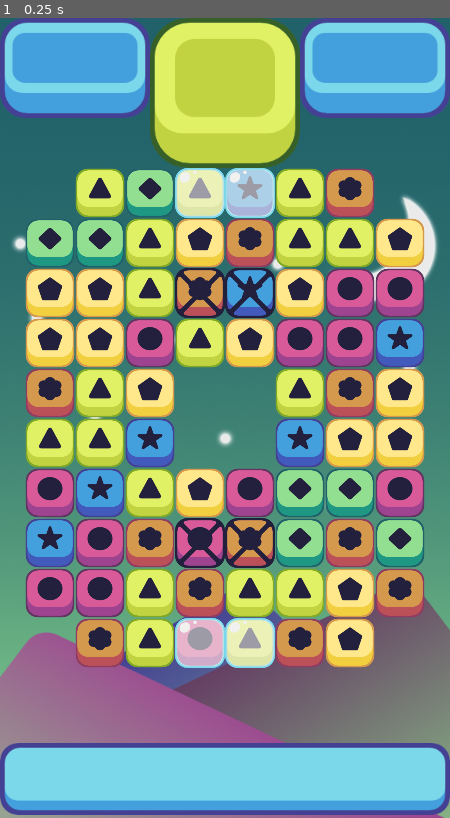
Above: before the commit, frame 1.
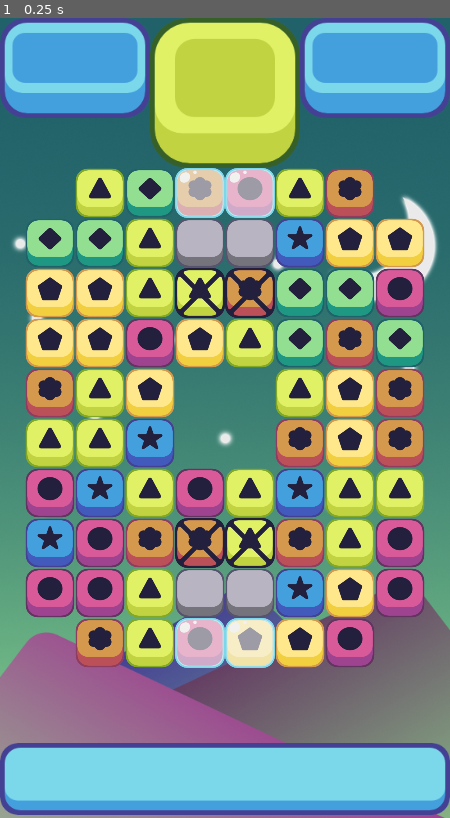
Above: after the commit, the same moment.

Repository: rodolfoafl/GODOT_Match3Game
Game: Godot game, scene res://Scenes/GameWindow.tscn
Two runs of this game, one before a commit and one after it. Both use one fixed random seed, a clock stepped at 60 frames per second and the inputs below.
Inputs:
- Up to frame 1 (0.25 s): no input

The runs differ from the first frame. In frame 1, 18% of the frame differs, in the area x 38-95%, y 19-82%.

Commit message:
28/01
Implemented "concrete" type pieces

Diff:
--- /dev/null
+++ b/Scenes/ConcreteObstacle.tscn
@@ -0,0 +1,10 @@
+[gd_scene load_steps=3 format=2]
+
+[ext_resource path="res://Scenes/IceObstacle.tscn" type="PackedScene" id=1]
+[ext_resource path="res://Art/Obstacles/Concrete.png" type="Texture" id=2]
+
+[node name="ConcreteObstacle" instance=ExtResource( 1 )]
+
+[node name="Sprite" parent="." index="0"]
+
+texture = ExtResource( 2 )
--- a/Scenes/GameWindow.tscn
+++ b/Scenes/GameWindow.tscn
@@ -6,6 +6,7 @@
 [ext_resource path="res://Scripts/Grid.gd" type="Script" id=4]
 [ext_resource path="res://Scripts/IceHolder.gd" type="Script" id=5]
 [ext_resource path="res://Scripts/LockHolder.gd" type="Script" id=6]
+[ext_resource path="res://Scripts/ConcreteHolder.gd" type="Script" id=7]
 
 [node name="GameWindow" type="Node2D" index="0"]
 
@@ -74,6 +75,7 @@
 empty_spaces = PoolVector2Array( 0, 0, 7, 0, 0, 9, 7, 9, 3, 4, 4, 4, 3, 5, 4, 5 )
 ice_spaces = PoolVector2Array( 3, 0, 4, 0, 3, 9, 4, 9 )
 lock_spaces = PoolVector2Array( 3, 2, 4, 2, 3, 7, 4, 7 )
+concrete_spaces = PoolVector2Array( 3, 1, 4, 1, 3, 8, 4, 8 )
 
 [node name="IceHolder" type="Node2D" parent="." index="4"]
 
@@ -83,30 +85,38 @@
 
 script = ExtResource( 6 )
 
-[node name="DestroyTimer" type="Timer" parent="." index="6"]
+[node name="ConcreteHolder" type="Node2D" parent="." index="6"]
+
+script = ExtResource( 7 )
+
+[node name="DestroyTimer" type="Timer" parent="." index="7"]
 
 process_mode = 1
 wait_time = 0.4
 one_shot = true
 autostart = false
 
-[node name="CollapseTimer" type="Timer" parent="." index="7"]
+[node name="CollapseTimer" type="Timer" parent="." index="8"]
 
 process_mode = 1
 wait_time = 0.4
 one_shot = true
 autostart = false
 
-[node name="RefillTimer" type="Timer" parent="." index="8"]
+[node name="RefillTimer" type="Timer" parent="." index="9"]
 
 process_mode = 1
 wait_time = 0.4
 one_shot = true
 autostart = false
 
+[connection signal="create_concrete" from="Grid" to="ConcreteHolder" method="_on_Grid_create_concrete"]
+
 [connection signal="create_ice" from="Grid" to="IceHolder" method="_on_Grid_create_ice"]
 
 [connection signal="create_lock" from="Grid" to="LockHolder" method="_on_Grid_create_lock"]
+
+[connection signal="damage_concrete" from="Grid" to="ConcreteHolder" method="_on_Grid_damage_concrete"]
 
 [connection signal="damage_ice" from="Grid" to="IceHolder" method="_on_Grid_damage_ice"]
 
@@ -114,6 +124,8 @@
 
 [connection signal="remove_lock" from="LockHolder" to="Grid" method="_on_LockHolder_remove_lock"]
 
+[connection signal="remove_concrete" from="ConcreteHolder" to="Grid" method="_on_ConcreteHolder_remove_concrete"]
+
 [connection signal="timeout" from="DestroyTimer" to="Grid" method="_on_DestroyTimer_timeout"]
 
 [connection signal="timeout" from="CollapseTimer" to="Grid" method="_on_CollapseTimer_timeout"]
--- /dev/null
+++ b/Scripts/ConcreteHolder.gd
@@ -0,0 +1,39 @@
+extends Node2D
+
+signal remove_concrete
+
+var concrete_pieces = []
+var width = 8
+var height = 10
+var concrete = preload("res://Scenes/ConcreteObstacle.tscn")
+
+func _ready():
+	pass
+
+func make_2d_array():
+	var array = []
+	for i in width:
+		array.append([])
+		for j in height:
+			array[i].append(null)
+	return array
+
+func _on_Grid_create_concrete(grid_position):
+	if(concrete_pieces.size() == 0):
+		concrete_pieces = make_2d_array()
+	var current = concrete.instance()
+	add_child(current)
+
+	current.position = Vector2(grid_position.x * 64 + 64, -grid_position.y * 64 + 800)
+	concrete_pieces[grid_position.x][grid_position.y] = current
+
+
+func _on_Grid_damage_concrete(grid_position):
+	var concrete_obstacle = concrete_pieces[grid_position.x][grid_position.y]
+
+	if(concrete_obstacle != null):
+		concrete_obstacle.take_damage(1)
+		if(concrete_obstacle.health <= 0):
+			concrete_pieces[grid_position.x][grid_position.y].queue_free()
+			concrete_pieces[grid_position.x][grid_position.y] = null
+			emit_signal("remove_concrete", grid_position)
--- a/Scripts/Grid.gd
+++ b/Scripts/Grid.gd
@@ -15,12 +15,14 @@
 export (PoolVector2Array) var empty_spaces
 export (PoolVector2Array) var ice_spaces
 export (PoolVector2Array) var lock_spaces
+export (PoolVector2Array) var concrete_spaces
 
 signal damage_ice
 signal create_ice
-
 signal damage_lock
 signal create_lock
+signal damage_concrete
+signal create_concrete
 
 var possible_pieces = [
 	preload("res://Scenes/BluePiece.tscn"),
@@ -49,6 +51,7 @@
 	spawn_pieces()
 	spawn_ice_obstacles()
 	spawn_lock_obstacles()
+	spawn_concrete_obstacles()
 
 func _process(delta):
 	if(state == move):
@@ -62,6 +65,10 @@
 	for i in lock_spaces.size():
 		emit_signal("create_lock", lock_spaces[i])
 
+func spawn_concrete_obstacles():
+	for i in concrete_spaces.size():
+		emit_signal("create_concrete", concrete_spaces[i])
+
 func make_2d_array():
 	var array = []
 	for i in width:
@@ -72,6 +79,8 @@
 
 func restricted_fill(place):
 	if(is_in_array(empty_spaces, place)):
+		return true
+	if(is_in_array(concrete_spaces, place)):
 		return true
 	return false
 
@@ -254,6 +263,7 @@
 func damage_special(column, row):
 	emit_signal("damage_ice", Vector2(column, row))
 	emit_signal("damage_lock", Vector2(column, row))
+	check_concrete(column, row)
 
 func collapse_columns():
 	for i in width:
@@ -267,6 +277,23 @@
 						break
 	get_parent().get_node("RefillTimer").start()
 
+func check_concrete(column, row):
+	if(column < width - 1):
+		emit_signal("damage_concrete", Vector2(column + 1, row))
+	if(column > 0):
+		emit_signal("damage_concrete", Vector2(column - 1, row))
+	if(row < height - 1):
+		emit_signal("damage_concrete", Vector2(column, row + 1))
+	if(row > 0):
+		emit_signal("damage_concrete", Vector2(column, row - 1))
+
+
+func remove_from_array(array, item):
+	for i in range(array.size() -1, -1, -1):
+		if(array[i] == item):
+			array.remove(i)
+	return array
+
 func _on_DestroyTimer_timeout():
 	destroy_matched()
 
@@ -277,6 +304,7 @@
 	spawn_pieces()
 
 func _on_LockHolder_remove_lock(place):
-	for i in range(lock_spaces.size() -1, -1, -1):
-		if(lock_spaces[i] == place):
-			lock_spaces.remove(i)
+	lock_spaces = remove_from_array(lock_spaces, place)
+
+func _on_ConcreteHolder_remove_concrete(place):
+	concrete_spaces = remove_from_array(concrete_spaces, place)
Not shown: 1 places in Scenes/GameWindow.tscn that only renumber resources
